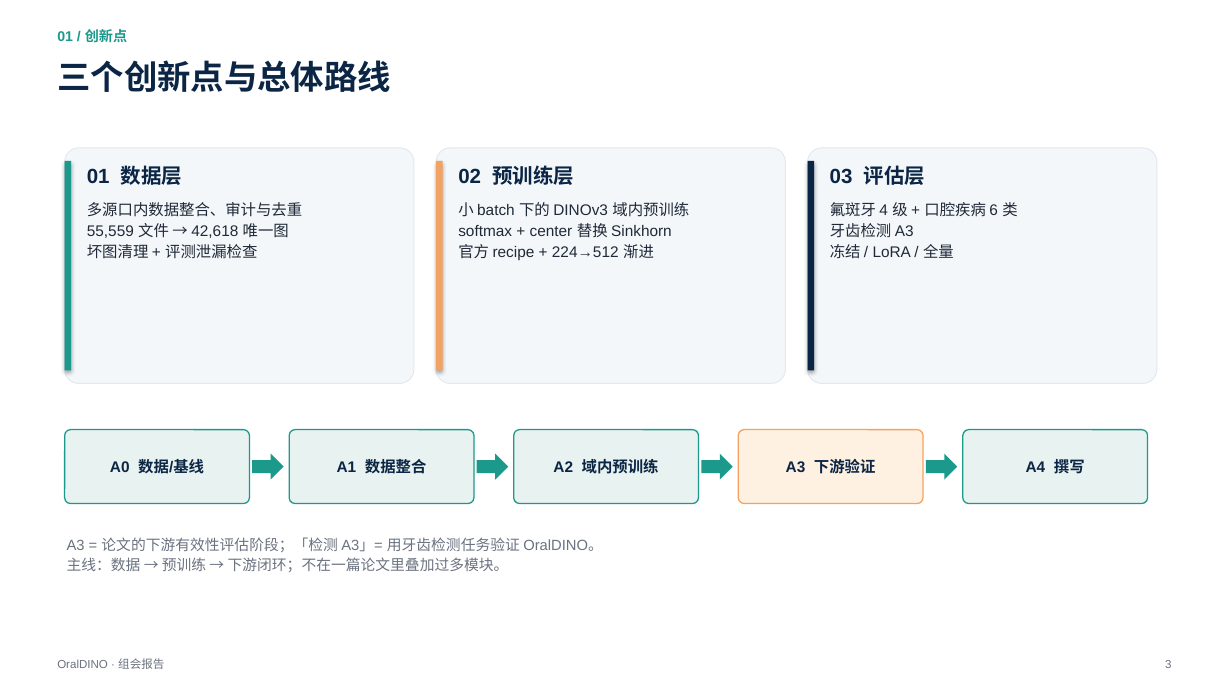
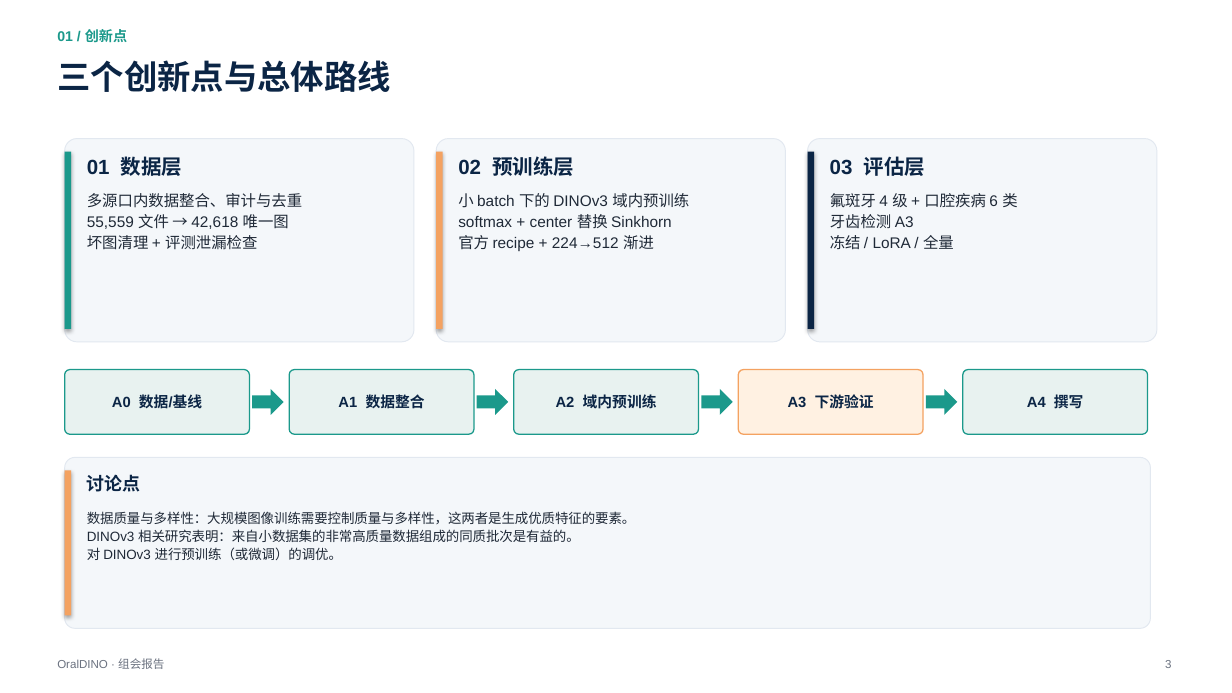
Before and after one commit to XiaoHG/MRG-05-Tooth-Seg, a slide deck: slide 3 of group-meeting/20261111/OralDINO_group_meeting_20261111_10min.pptx. Drawn at 1232x693 pixels with LibreOffice and Linux fonts; fonts in the diff are those of the drawing. Boxes give left, top, right and bottom in pixels: in the first picture for what was removed or moved away, otherwise in the second. Text is boxed around its words. In the diff, an @@ line names an element or a change of style, - is before the commit and + after.

```diff
--- a/group-meeting/20261111/OralDINO_group_meeting_20261111_10min.pptx
+++ b/group-meeting/20261111/OralDINO_group_meeting_20261111_10min.pptx
@@ rounded rectangle: place and size @@
-rounded rectangle at box(65, 148, 414, 384)
+rounded rectangle at box(65, 139, 414, 342)
@@ rounded rectangle: place and size @@
-rounded rectangle at box(436, 148, 786, 384)
+rounded rectangle at box(436, 139, 786, 342)
@@ rounded rectangle: place and size @@
-rounded rectangle at box(808, 148, 1157, 384)
+rounded rectangle at box(808, 139, 1157, 342)
@@ rectangle: place and size @@
-rectangle at box(65, 161, 71, 371)
+rectangle at box(65, 152, 71, 329)
@@ rectangle: place and size @@
-rectangle at box(436, 161, 443, 371)
+rectangle at box(436, 152, 443, 329)
@@ 3 texts: place and size @@
-3 texts at box(87, 163, 925, 189)
+3 texts at box(87, 154, 925, 180)
@@ rectangle: place and size @@
-rectangle at box(808, 161, 814, 371)
+rectangle at box(808, 152, 814, 329)
@@ text "多源口内数据整合、审计与去重": place and size @@
-text "多源口内数据整合、审计与去重" at box(87, 202, 302, 259)
+text "多源口内数据整合、审计与去重" at box(87, 193, 302, 250)
@@ text "小 batch 下的 DINOv3 域内预训练": place and size @@
-text "小 batch 下的 DINOv3 域内预训练" at box(458, 202, 689, 260)
+text "小 batch 下的 DINOv3 域内预训练" at box(458, 193, 689, 251)
@@ text "氟斑牙 4 级 + 口腔疾病 ...": place and size @@
-text "氟斑牙 4 级 + 口腔疾病 ..." at box(830, 202, 1017, 259)
+text "氟斑牙 4 级 + 口腔疾病 ..." at box(830, 193, 1017, 250)
@@ size 12 to 11.5 pt in 5 elements at box(289, 370, 474, 434), box(514, 370, 699, 434), box(738, 370, 923, 434), box(963, 370, 1148, 434), box(65, 370, 250, 434) @@
@@ rounded rectangle "A0 数据/基线": place and size @@
-rounded rectangle "A0 数据/基线" at box(65, 430, 250, 504)
+rounded rectangle "A0 数据/基线" at box(65, 370, 250, 434)
@@ rounded rectangle "A1 数据整合": place and size @@
-rounded rectangle "A1 数据整合" at box(289, 430, 474, 504)
+rounded rectangle "A1 数据整合" at box(289, 370, 474, 434)
@@ rounded rectangle "A2 域内预训练": place and size @@
-rounded rectangle "A2 域内预训练" at box(514, 430, 699, 504)
+rounded rectangle "A2 域内预训练" at box(514, 370, 699, 434)
@@ rounded rectangle "A3 下游验证": place and size @@
-rounded rectangle "A3 下游验证" at box(738, 430, 923, 504)
+rounded rectangle "A3 下游验证" at box(738, 370, 923, 434)
@@ 4 right arrows: place and size @@
-4 right arrows at box(252, 454, 958, 480)
+4 right arrows at box(252, 389, 958, 415)
@@ rounded rectangle "A4 撰写": place and size @@
-rounded rectangle "A4 撰写" at box(963, 430, 1148, 504)
+rounded rectangle "A4 撰写" at box(963, 370, 1148, 434)
@@ rounded rectangle added at box(65, 457, 1151, 628), fill #F4F7FA, outline #E2E8F0 0.75 pt @@
@@ rectangle added at box(65, 470, 71, 616), fill #F4A261 @@
@@ text added at box(87, 474, 141, 492), 14 pt, text #0B2545, bold @@
+讨论点
@@ text removed at box(67, 537, 603, 572) @@
-A3 = 论文的下游有效性评估阶段；「检测 A3」= 用牙齿检测任务验证 OralDINO。
-主线：数据 → 预训练 → 下游闭环；不在一篇论文里叠加过多模块。
@@ text added at box(87, 511, 636, 560), 10.5 pt, text #1F2937 @@
+数据质量与多样性：大规模图像训练需要控制质量与多样性，这两者是生成优质特征的要素。
+DINOv3 相关研究表明：来自小数据集的非常高质量数据组成的同质批次是有益的。
+对 DINOv3 进行预训练（或微调）的调优。
```
Also in this commit, not shown: 5 other slides changed, 1 slide removed, 3 other files.
